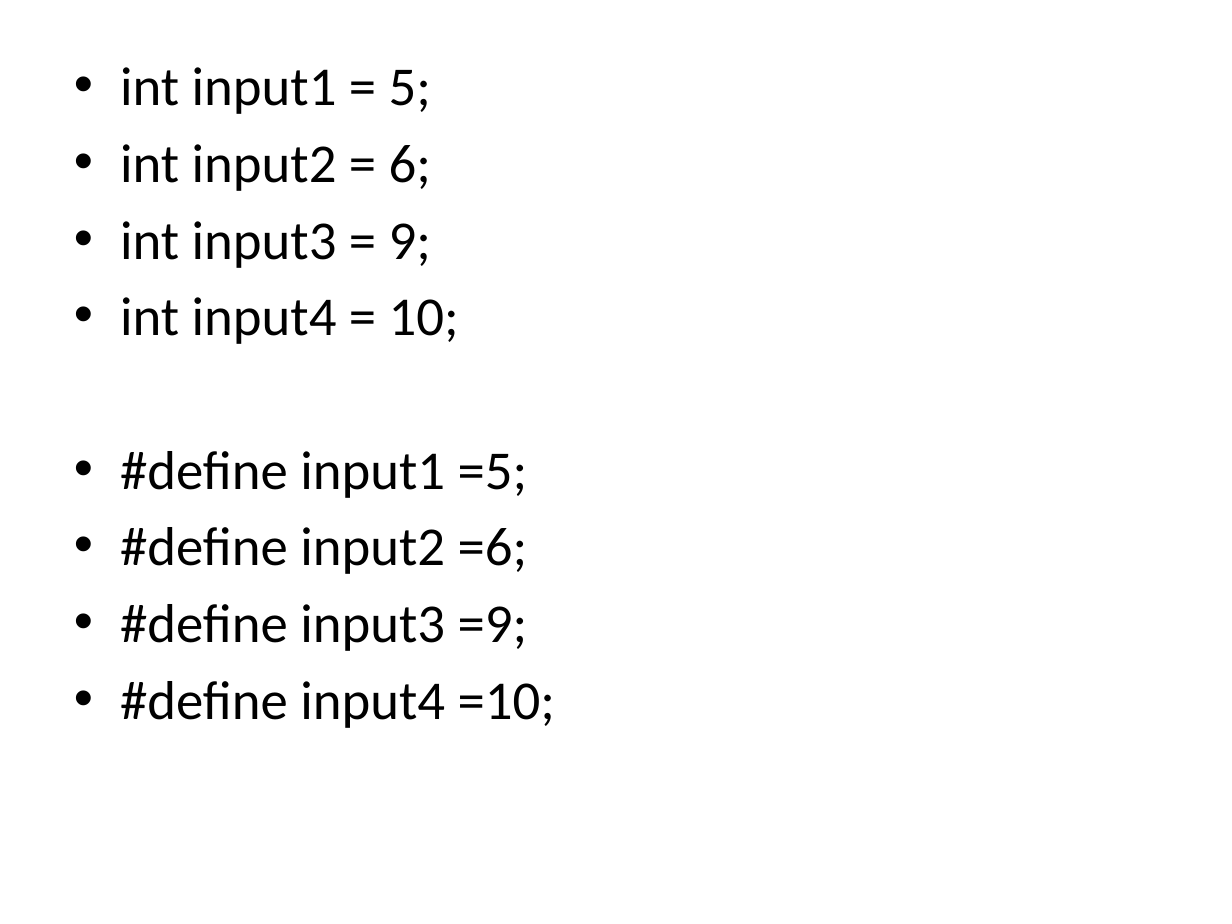
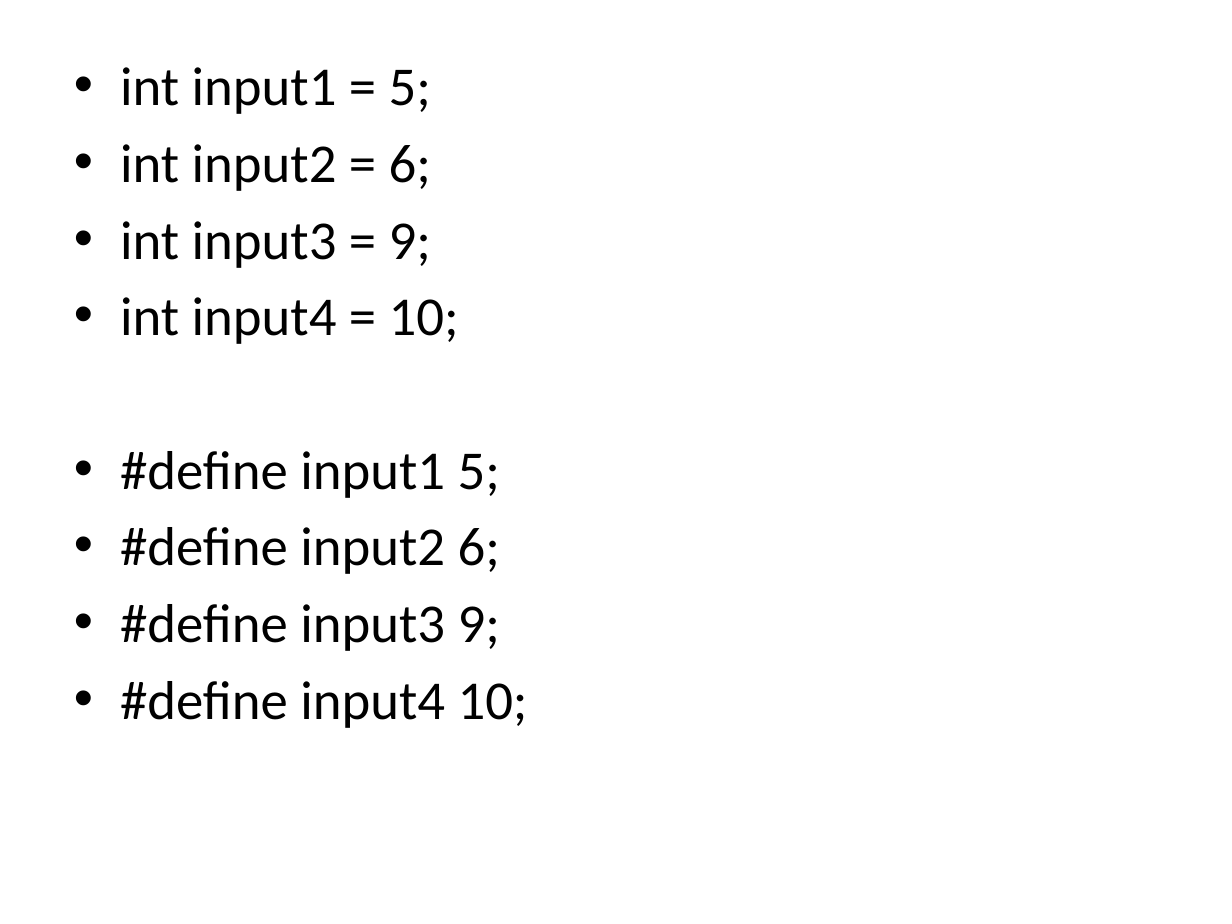
Before and after one commit to doctorjia/arduino_motor, a slide deck: slide 14 of arduino.pptx. Drawn at 1232x924 pixels with LibreOffice and Linux fonts; fonts in the diff are those of the drawing. Boxes give left, top, right and bottom in pixels: in the first picture for what was removed or moved away, otherwise in the second. Text is boxed around its words. In the diff, an @@ line names an element or a change of style, - is before the commit and + after.

```diff
--- a/arduino.pptx
+++ b/arduino.pptx
@@ text at [120, 451, 528, 728]: text changed @@
-• #define input1 =5;
-• #define input2 =6;
-• #define input3 =9;
-• #define input4 =10;
+• #define input1 5;
+• #define input2 6;
+• #define input3 9;
+• #define input4 10;
```
Also in this commit, not shown: 1 other slide changed, 1 slide removed.
